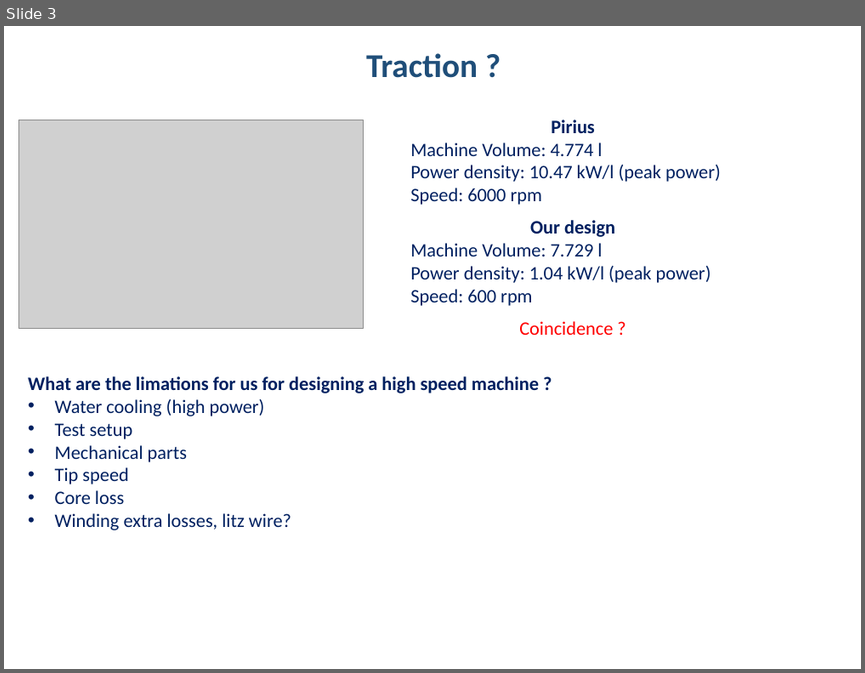
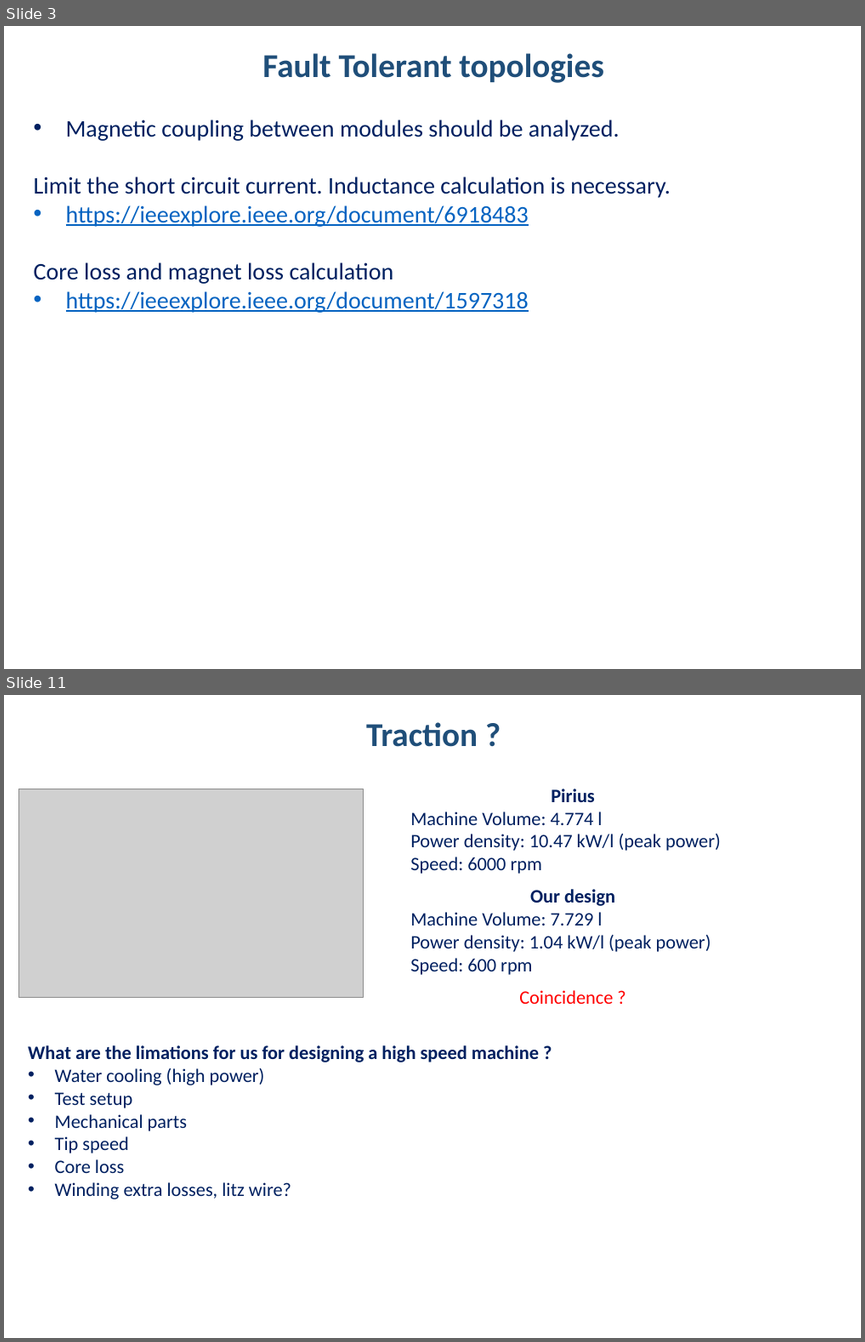
Before and after one commit to hakanpolat/IMMD, a slide deck: Literature/immd_ver2_research.pptx. Shown one above the other, each under a label of ours: slide 3 before the commit, slides 3 and 11 after it; the slides between them are not shown. The pictures are 865x673 and 865x1342 pixels, drawn with LibreOffice and Linux fonts; fonts in the diff are those of the drawing; grey boxes stand for pictures. Boxes give left, top, right and bottom in pixels: in the first picture for what was removed or moved away, otherwise in the second. Text is boxed around its words. In the diff, an @@ line names an element or a change of style, - is before the commit and + after.

Commit message:
Faultlar ile ilgili.

```diff
--- a/Literature/immd_ver2_research.pptx
+++ b/Literature/immd_ver2_research.pptx
@@ slide 3 added at bbox=[4, 26, 861, 669], background #FFFFFF @@
@@ text added at bbox=[262, 53, 603, 83], 28 pt, text #1F4E79, bold @@
+Fault Tolerant topologies
@@ text added at bbox=[34, 120, 670, 312], 20 pt, text #002060 @@
+• Magnetic coupling between modules should be analyzed.
+Limit the short circuit current. Inductance calculation is necessary.
+• https://ieeexplore.ieee.org/document/6918483
+Core loss and magnet loss calculation
+• https://ieeexplore.ieee.org/document/1597318
@@ what was slide 3 is now slide 11 @@
```
Also in this commit, not shown: 1 slide changed, 7 other slides added, 1 other file.
